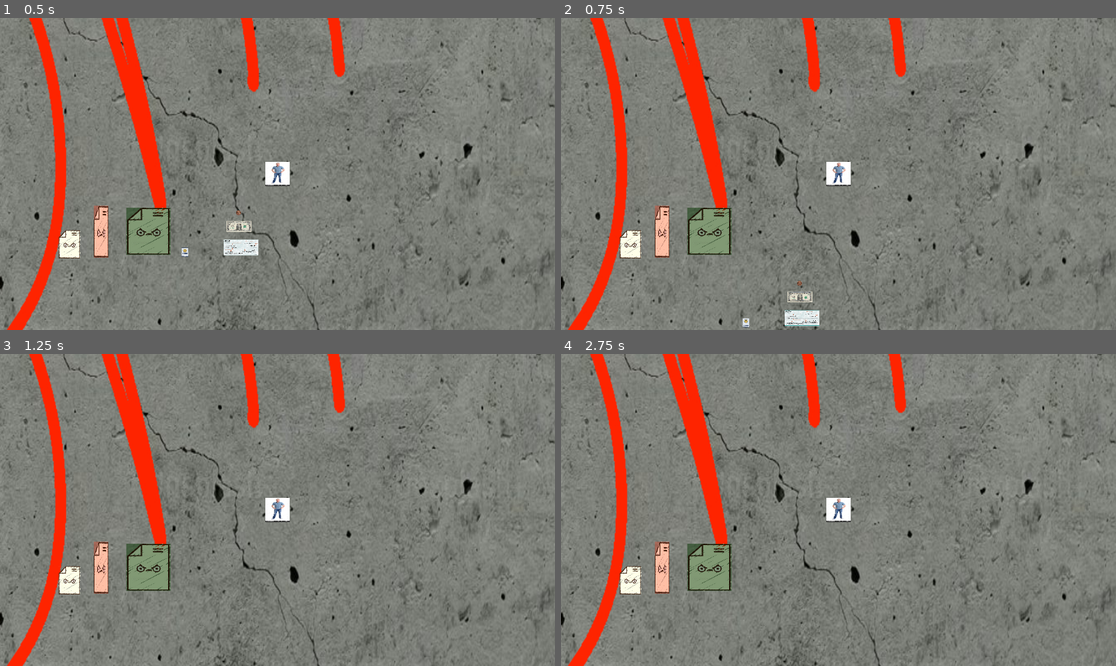
Above: before the commit, frames 1-4 (two rows, left to right).
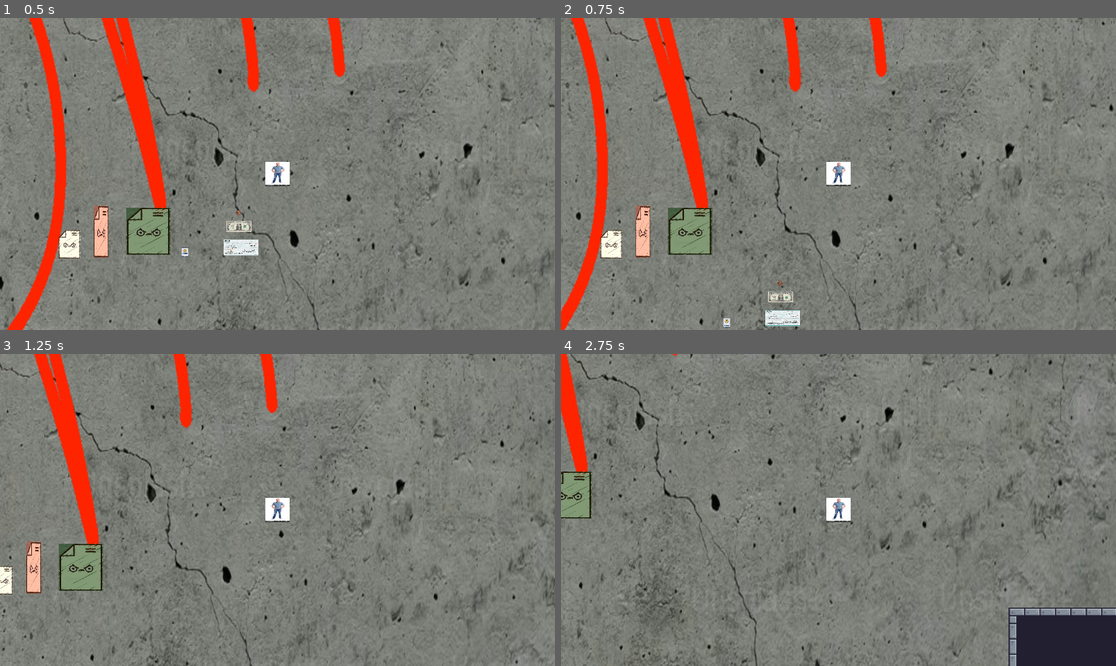
Above: after the commit, the same moments.

Repository: agreene5/Loads-O-Money
Game: Godot game, scene res://gameplay_scene.tscn
Same seed, same stepped clock (60 frames per second), same inputs: the game is played once before the commit and once after it.
Inputs:
- Up to frame 1 (0.5 s): no input
- Up to frame 2 (0.75 s): hold D (right, bound only after the commit) from 0.53 s (still down)
- Up to frame 3 (1.25 s): keep holding D (right, bound only after the commit)
- Up to frame 4 (2.75 s): release D (right, bound only after the commit) at 1.28 s; hold S (down, bound only after the commit) 1.28-2.03 s; hold D (right, bound only after the commit) from 2.03 s (still down)

Frame 1 is identical in both runs. In frame 2, 20% of the frame differs, in the area x 0-100%, y 0-100%; in frame 3, 18%; in frame 4, 21%.

Commit message:
Update project.godot
Added the movement keybinds

Diff:
--- a/project.godot
+++ b/project.godot
@@ -12,13 +12,40 @@
 
 config/name="PantherDev - Loads O' Money"
 run/main_scene="res://gameplay_scene.tscn"
-config/features=PackedStringArray("4.2", "Mobile")
+config/features=PackedStringArray("4.3", "Mobile")
 config/icon="res://icon.svg"
 
 [autoload]
 
 Global_Variables="*res://Global_Variables.gd"
 
+[input]
+
+up={
+"deadzone": 0.5,
+"events": [Object(InputEventKey,"resource_local_to_scene":false,"resource_name":"","device":-1,"window_id":0,"alt_pressed":false,"shift_pressed":false,"ctrl_pressed":false,"meta_pressed":false,"pressed":false,"keycode":0,"physical_keycode":87,"key_label":0,"unicode":119,"location":0,"echo":false,"script":null)
+, Object(InputEventKey,"resource_local_to_scene":false,"resource_name":"","device":-1,"window_id":0,"alt_pressed":false,"shift_pressed":false,"ctrl_pressed":false,"meta_pressed":false,"pressed":false,"keycode":0,"physical_keycode":4194320,"key_label":0,"unicode":0,"location":0,"echo":false,"script":null)
+]
+}
+left={
+"deadzone": 0.5,
+"events": [Object(InputEventKey,"resource_local_to_scene":false,"resource_name":"","device":-1,"window_id":0,"alt_pressed":false,"shift_pressed":false,"ctrl_pressed":false,"meta_pressed":false,"pressed":false,"keycode":0,"physical_keycode":65,"key_label":0,"unicode":97,"location":0,"echo":false,"script":null)
+, Object(InputEventKey,"resource_local_to_scene":false,"resource_name":"","device":-1,"window_id":0,"alt_pressed":false,"shift_pressed":false,"ctrl_pressed":false,"meta_pressed":false,"pressed":false,"keycode":0,"physical_keycode":4194319,"key_label":0,"unicode":0,"location":0,"echo":false,"script":null)
+]
+}
+down={
+"deadzone": 0.5,
+"events": [Object(InputEventKey,"resource_local_to_scene":false,"resource_name":"","device":-1,"window_id":0,"alt_pressed":false,"shift_pressed":false,"ctrl_pressed":false,"meta_pressed":false,"pressed":false,"keycode":0,"physical_keycode":83,"key_label":0,"unicode":115,"location":0,"echo":false,"script":null)
+, Object(InputEventKey,"resource_local_to_scene":false,"resource_name":"","device":-1,"window_id":0,"alt_pressed":false,"shift_pressed":false,"ctrl_pressed":false,"meta_pressed":false,"pressed":false,"keycode":0,"physical_keycode":4194322,"key_label":0,"unicode":0,"location":0,"echo":false,"script":null)
+]
+}
+right={
+"deadzone": 0.5,
+"events": [Object(InputEventKey,"resource_local_to_scene":false,"resource_name":"","device":-1,"window_id":0,"alt_pressed":false,"shift_pressed":false,"ctrl_pressed":false,"meta_pressed":false,"pressed":false,"keycode":0,"physical_keycode":68,"key_label":0,"unicode":100,"location":0,"echo":false,"script":null)
+, Object(InputEventKey,"resource_local_to_scene":false,"resource_name":"","device":-1,"window_id":0,"alt_pressed":false,"shift_pressed":false,"ctrl_pressed":false,"meta_pressed":false,"pressed":false,"keycode":0,"physical_keycode":4194321,"key_label":0,"unicode":0,"location":0,"echo":false,"script":null)
+]
+}
+
 [rendering]
 
 renderer/rendering_method="mobile"
